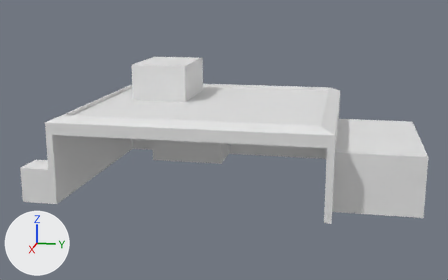
What one commit did to the COLLADA model Resources/Collada/Buildings/Garage/garage.dae.
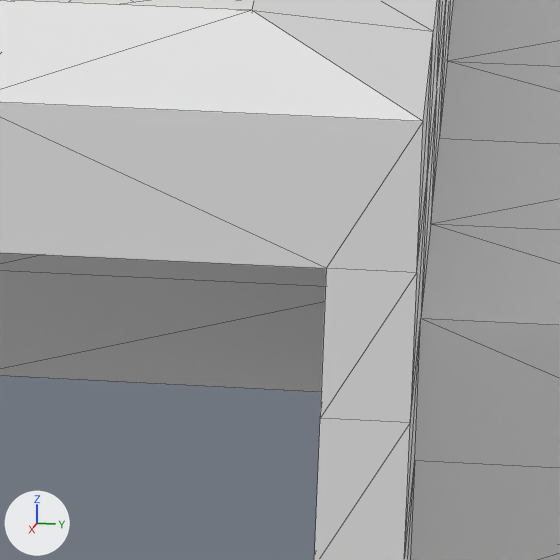
The first picture shows the older version from a 50 mm lens placed at (35.9, 7.9, 11.2), pointed at (0.5, 0.8, 2.3). The close-ups show both versions on the part from 67% to 77% of the width and 45% to 62% of the height of that picture; other places that the commit changed are outside them. The lights are fixed; the arrows at lower left show +X, +Y and +Z. The close-ups show mesh edges as thin lines.

Before the edit, the objects in view are built like this:
```python
me_cube = bpy.data.meshes.new('Cube')
me_cube.from_pydata(...)  # 480 vertices, 924 faces; spans x -6.8..6.8, y -9.0..11.9, z -0.1..6.6
me_cube.materials.append(mat_material)  # its picture is missing
ob_cube = bpy.data.objects.new('Cube', me_cube)
ob_cube.location = (0.0, 0.0, 0.0)
```
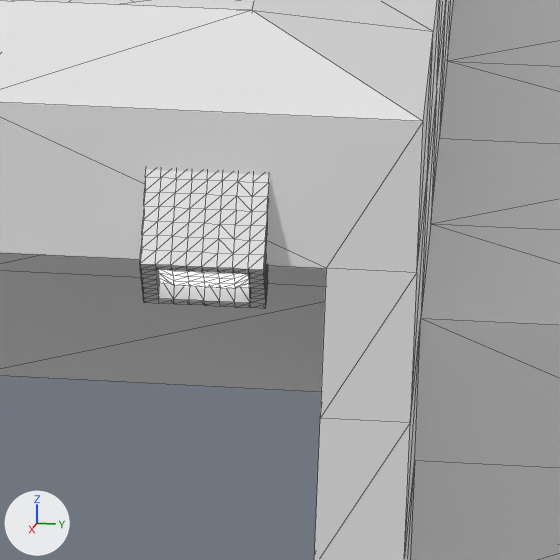
Boxes (x1, y1, x2, y2) around the edits, measured in the close-ups (560 x 560 px):
'Lamp2_foot', added
    after: (140, 170, 269, 309)
'Lamp2_Light', added
    after: (158, 270, 249, 289)

Patch to the scene script:
```diff
--- a/Resources/Collada/Buildings/Garage/garage.dae.py
+++ b/Resources/Collada/Buildings/Garage/garage.dae.py
@@ mat_lamp @@
+mat_lamp = principled_material('Lamp')
+mat_lamp.base_color = (0.8, 0.8, 0.8)  # white #e7e7e7
+mat_lamp.roughness = 0.44
@@ mat_light @@
+mat_light = principled_material('Light')
+mat_light.base_color = (0.64, 0.64, 0.64)  # light grey #d1d1d1
+mat_light.roughness = 0.44
+mat_light.emission_strength = 1.0
@@ me_lamp2_foot @@
+me_lamp2_foot.from_pydata(...)  # 410 vertices, 816 faces; spans x 6.312..7.003, y 6.321..6.821, z 3.508..4.2
+me_lamp2_foot.materials.append(mat_lamp)  # its picture is missing
@@ me_lamp2_light @@
+me_lamp2_light.from_pydata(...)  # 49 vertices, 72 faces; spans x 6.6..6.914, y 6.383..6.758, z 3.599..3.802
+me_lamp2_light.materials.append(mat_light)  # light grey #d1d1d1
@@ ob_lamp2_foot @@
+ob_lamp2_foot = bpy.data.objects.new('Lamp2_foot', me_lamp2_foot)
+ob_lamp2_foot.location = (0.0, 0.0, 0.0)
@@ ob_lamp2_light @@
+ob_lamp2_light = bpy.data.objects.new('Lamp2_Light', me_lamp2_light)
+ob_lamp2_light.location = (0.0, 0.0, 0.0)
```
